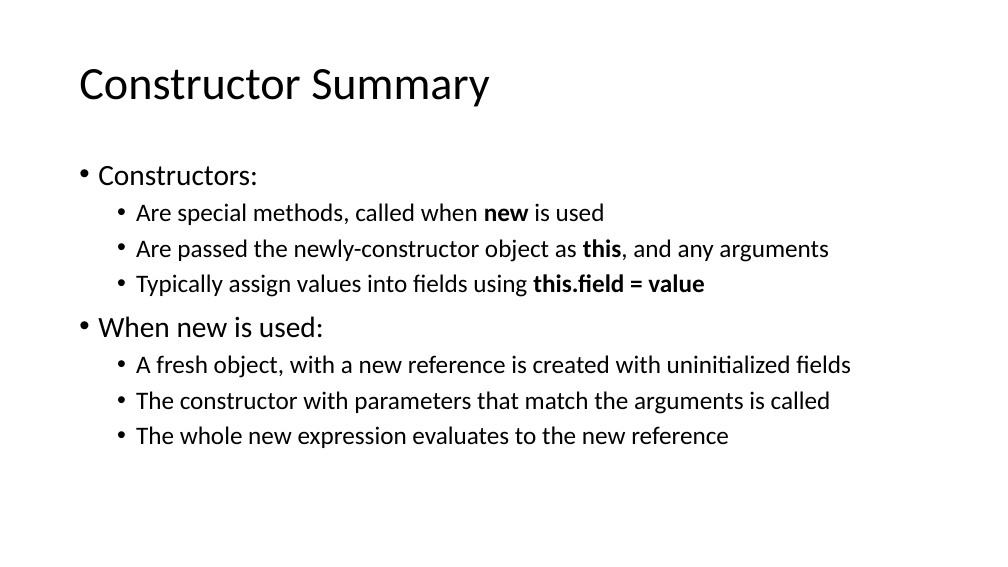
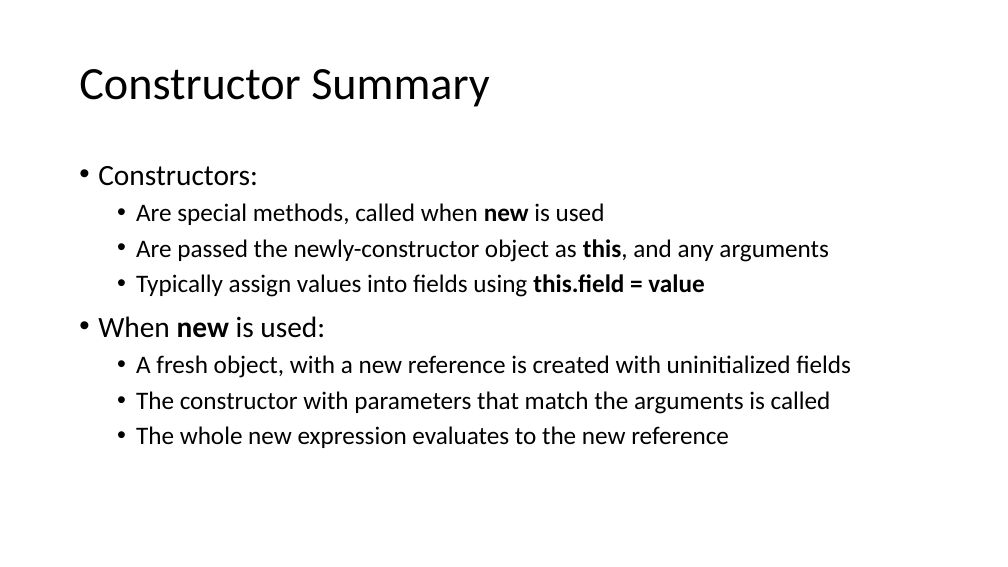
Before and after one commit to ucsd-cse11-su221/ucsd-cse11-su221.github.io, a slide deck: slide 19 of lectures/lecture-06/Lecture 06 - Lecture.pptx. Drawn at 1008x567 pixels with LibreOffice and Linux fonts; fonts in the diff are those of the drawing. Boxes give left, top, right and bottom in pixels: in the first picture for what was removed or moved away, otherwise in the second. Text is boxed around its words. In the diff, an @@ line names an element or a change of style, - is before the commit and + after.

Commit message:
Lecture 06 updates

```diff
--- a/lectures/lecture-06/Lecture 06 - Lecture.pptx
+++ b/lectures/lecture-06/Lecture 06 - Lecture.pptx
@@ text at <box>98,316,325,338</box>: bold on in "new" @@
```
Also in this commit, not shown: 5 other slides changed, 10 other files.
